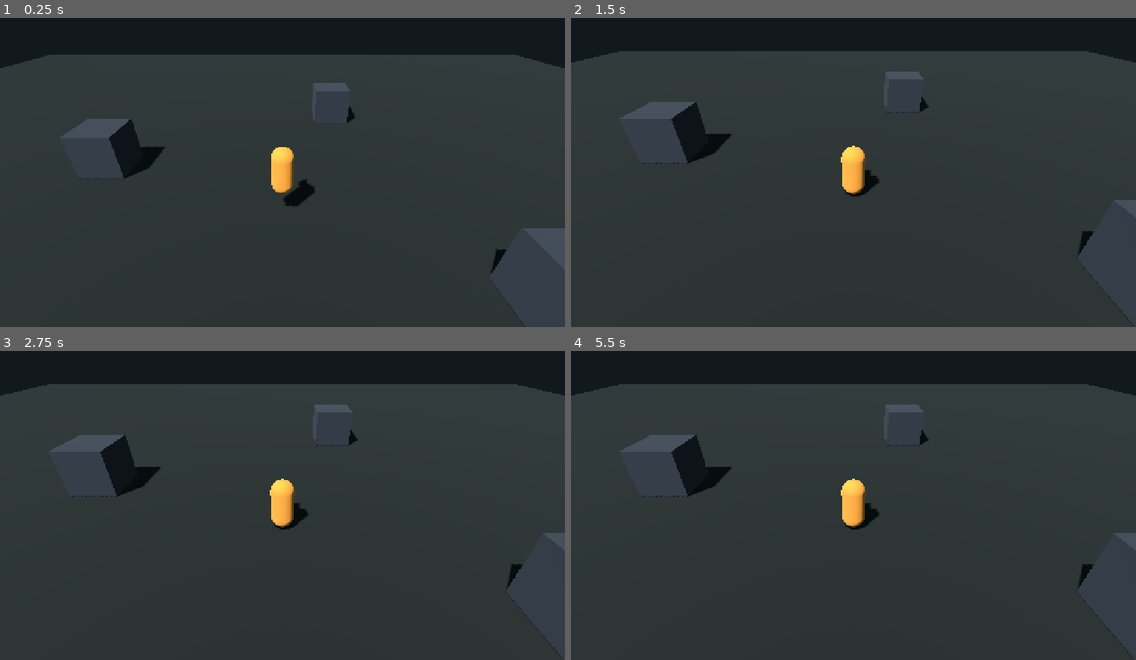
Above: before the commit, frames 1-4 (two rows, left to right).
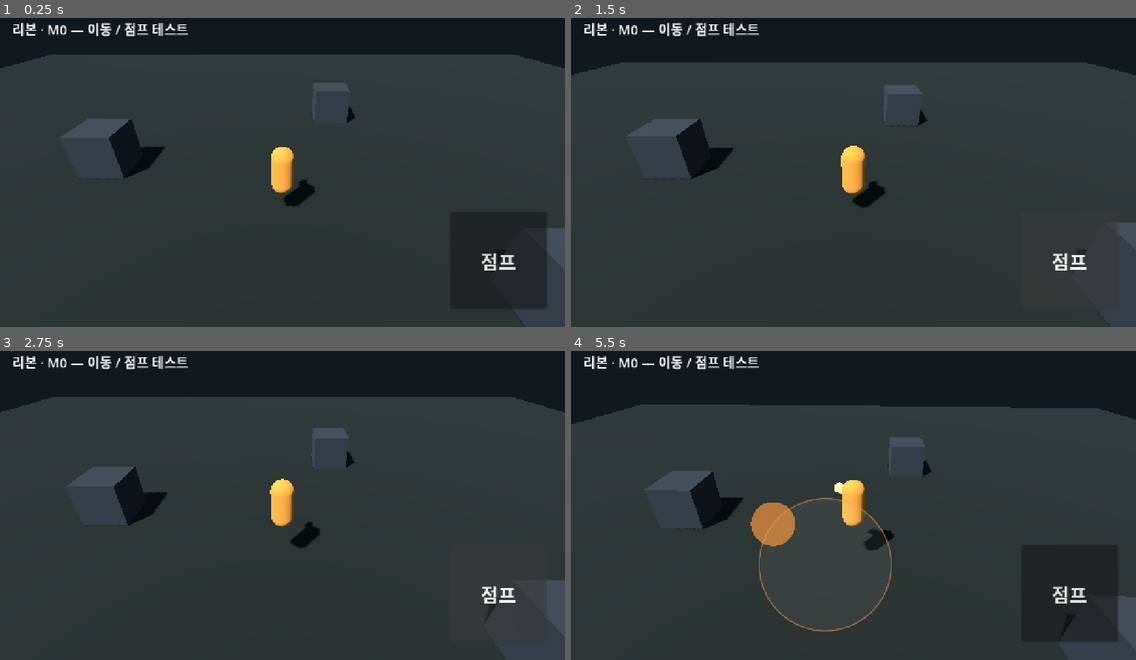
Above: after the commit, the same moments.

Repository: jjongjjongs/Reborn
Game: Godot game, scene res://Main.tscn
Two runs of this game, one before a commit and one after it. Both use one fixed random seed, a clock stepped at 60 frames per second and the inputs below.
Inputs (mouse positions are in pixels of both pictures, inside the frame that each line leads up to):
- Up to frame 1 (0.25 s): no input
- Up to frame 2 (1.5 s): click (1068, 262) at 0.5 s, where only the run after the commit has a clickable "점프"; click (1068, 262) at 1.25 s, where only the run after the commit has a clickable "점프"
- Up to frame 3 (2.75 s): click (497, 595) at 2 s, where only the run after the commit has a clickable "점프"
- Up to frame 4 (5.5 s): move the mouse to (977, 483) at 2.77 s; click (977, 483) at 2.92 s; drag from (740, 517) to (825, 564) at 3.52 s; move the mouse to (910, 431) at 4.27 s; click (910, 431) at 4.42 s; tap Enter at 5 s; drag from (825, 564) to (684, 452) at 5.02 s

The runs differ from the first frame. In frame 1, 2.6% of the frame differs, in the area x 2-97%, y 1-95%; in frame 2, 6.6%; in frame 3, 7.8%; in frame 4, 13%, in the area x 0-100%, y 1-100%.
Error before the commit: Parse Error: Cannot infer the type of "off" variable because the value doesn't have a set type. (res://joystick.gd:31)

Commit message:
M0 fix: typed GDScript (class_name) + CI HOME=/root + Java SDK path
Godot treated Variant-inferred vars as errors -> add class_name PlayerBody /
VJoystick, cast touch events to concrete types, type the obstacle array.
Container job HOME was /github/home but the godot-ci image keeps export
templates, debug keystore and editor settings under /root -> run the Godot
steps with HOME=/root, and point editor settings at android_sdk_path +
java_sdk_path.

Co-Authored-By: Claude Opus 4.8 <noreply@anthropic.com>
Claude-Session: https://claude.ai/code/session_017gCHGQkLFHx2VS6S1QuV14

Diff:
--- a/game/joystick.gd
+++ b/game/joystick.gd
@@ -1,3 +1,4 @@
+class_name VJoystick
 extends Control
 ## Dynamic left-side virtual joystick. Appears where you touch in the left
 ## half of the screen; writes a -1..1 vector to Controls.move.
@@ -15,25 +16,28 @@
 func _input(event: InputEvent) -> void:
 	var vw := get_viewport().get_visible_rect().size
 	if event is InputEventScreenTouch:
-		if event.pressed:
-			if not _active and event.position.x < vw.x * 0.5:
+		var t := event as InputEventScreenTouch
+		if t.pressed:
+			if not _active and t.position.x < vw.x * 0.5:
 				_active = true
-				_idx = event.index
-				_origin = event.position
-				_knob = event.position
+				_idx = t.index
+				_origin = t.position
+				_knob = t.position
 				queue_redraw()
-		elif event.index == _idx:
+		elif t.index == _idx:
 			_active = false
 			_idx = -1
 			Controls.move = Vector2.ZERO
 			queue_redraw()
-	elif event is InputEventScreenDrag and _active and event.index == _idx:
-		var off := event.position - _origin
-		if off.length() > RADIUS:
-			off = off.normalized() * RADIUS
-		_knob = _origin + off
-		Controls.move = off / RADIUS
-		queue_redraw()
+	elif event is InputEventScreenDrag:
+		var d := event as InputEventScreenDrag
+		if _active and d.index == _idx:
+			var off: Vector2 = d.position - _origin
+			if off.length() > RADIUS:
+				off = off.normalized() * RADIUS
+			_knob = _origin + off
+			Controls.move = off / RADIUS
+			queue_redraw()
 
 func _draw() -> void:
 	if not _active:
--- a/game/main.gd
+++ b/game/main.gd
@@ -2,7 +2,7 @@
 ## M0 world builder: floor + obstacles + light + player + follow camera + touch HUD.
 ## Everything built in code to keep scene files trivial for hand-authoring/CI.
 
-var player: CharacterBody3D
+var player: PlayerBody
 var cam: Camera3D
 
 func _ready() -> void:
@@ -32,7 +32,8 @@
 	add_child(we)
 
 	_add_box(Vector3(60, 1, 60), Vector3(0, -0.5, 0), Color(0.12, 0.14, 0.13))
-	for p in [Vector3(7, 1, 4), Vector3(-8, 1, -3), Vector3(3, 1, -9), Vector3(-5, 1, 8)]:
+	var spots: Array[Vector3] = [Vector3(7, 1, 4), Vector3(-8, 1, -3), Vector3(3, 1, -9), Vector3(-5, 1, 8)]
+	for p in spots:
 		_add_box(Vector3(2, 2, 2), p, Color(0.2, 0.22, 0.25))
 
 func _add_box(size: Vector3, pos: Vector3, c: Color) -> void:
@@ -54,7 +55,7 @@
 	add_child(sb)
 
 func _build_player() -> void:
-	player = (preload("res://player.gd") as GDScript).new()
+	player = PlayerBody.new()
 	player.position = Vector3(0, 1.5, 0)
 	add_child(player)
 
@@ -76,7 +77,7 @@
 	var layer := CanvasLayer.new()
 	add_child(layer)
 
-	var joy := (preload("res://joystick.gd") as GDScript).new()
+	var joy := VJoystick.new()
 	joy.set_anchors_preset(Control.PRESET_FULL_RECT)
 	joy.mouse_filter = Control.MOUSE_FILTER_IGNORE
 	layer.add_child(joy)
--- a/game/player.gd
+++ b/game/player.gd
@@ -1,3 +1,4 @@
+class_name PlayerBody
 extends CharacterBody3D
 ## M0 player: joystick-driven movement + jump on a CharacterBody3D.
 ## Built fully in code so the scene file stays trivial (safe to hand-author / CI).
@@ -43,14 +44,14 @@
 	add_child(col)
 
 func _physics_process(delta: float) -> void:
-	var inp: Vector2 = Controls.move
+	var inp := Controls.move as Vector2
 	var dir := Vector3(inp.x, 0.0, inp.y)
 	if dir.length() > 1.0:
 		dir = dir.normalized()
 	velocity.x = dir.x * SPEED
 	velocity.z = dir.z * SPEED
 	if is_on_floor():
-		if Controls.consume_jump():
+		if bool(Controls.consume_jump()):
 			velocity.y = JUMP_VELOCITY
 	else:
 		velocity.y -= GRAVITY * delta
